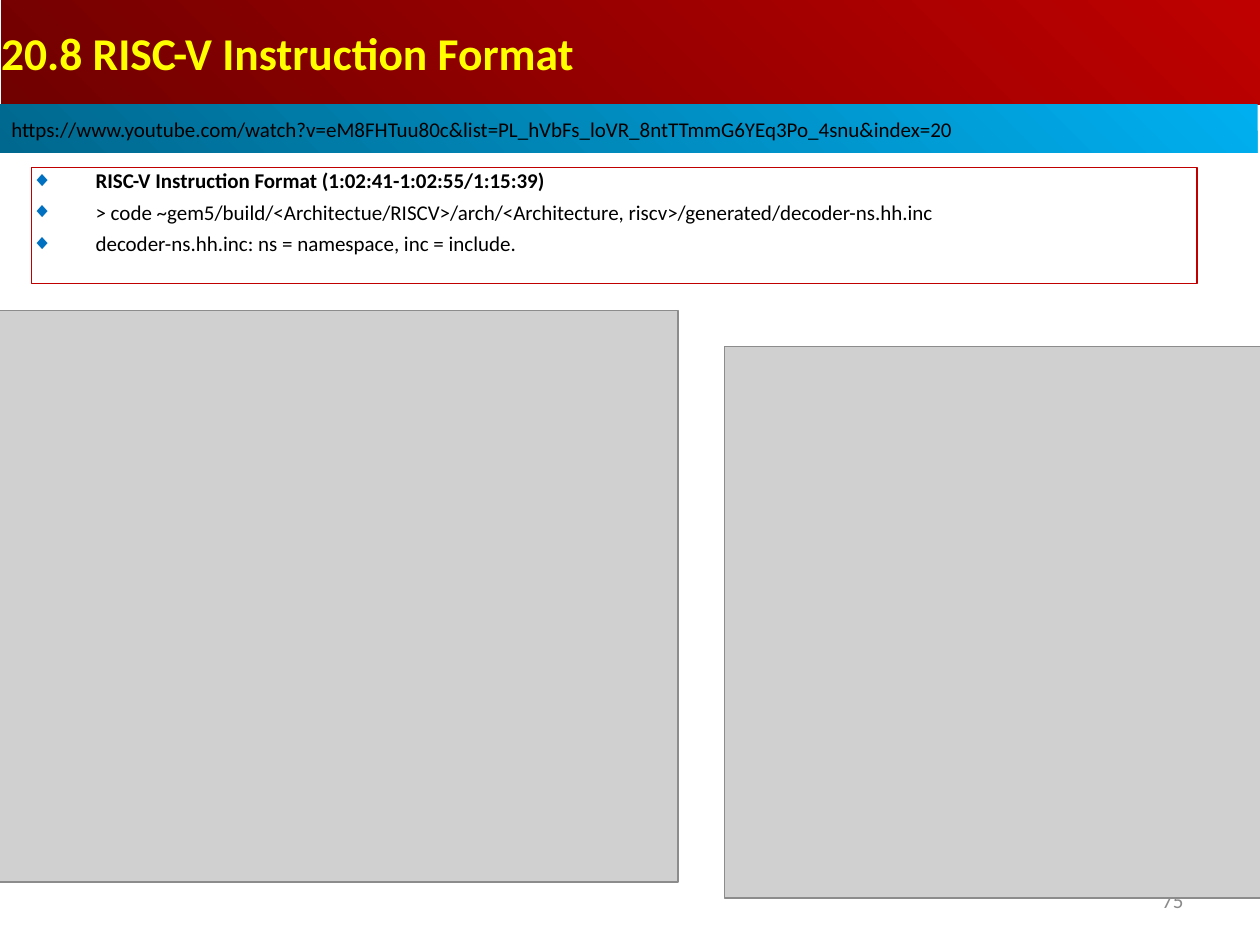
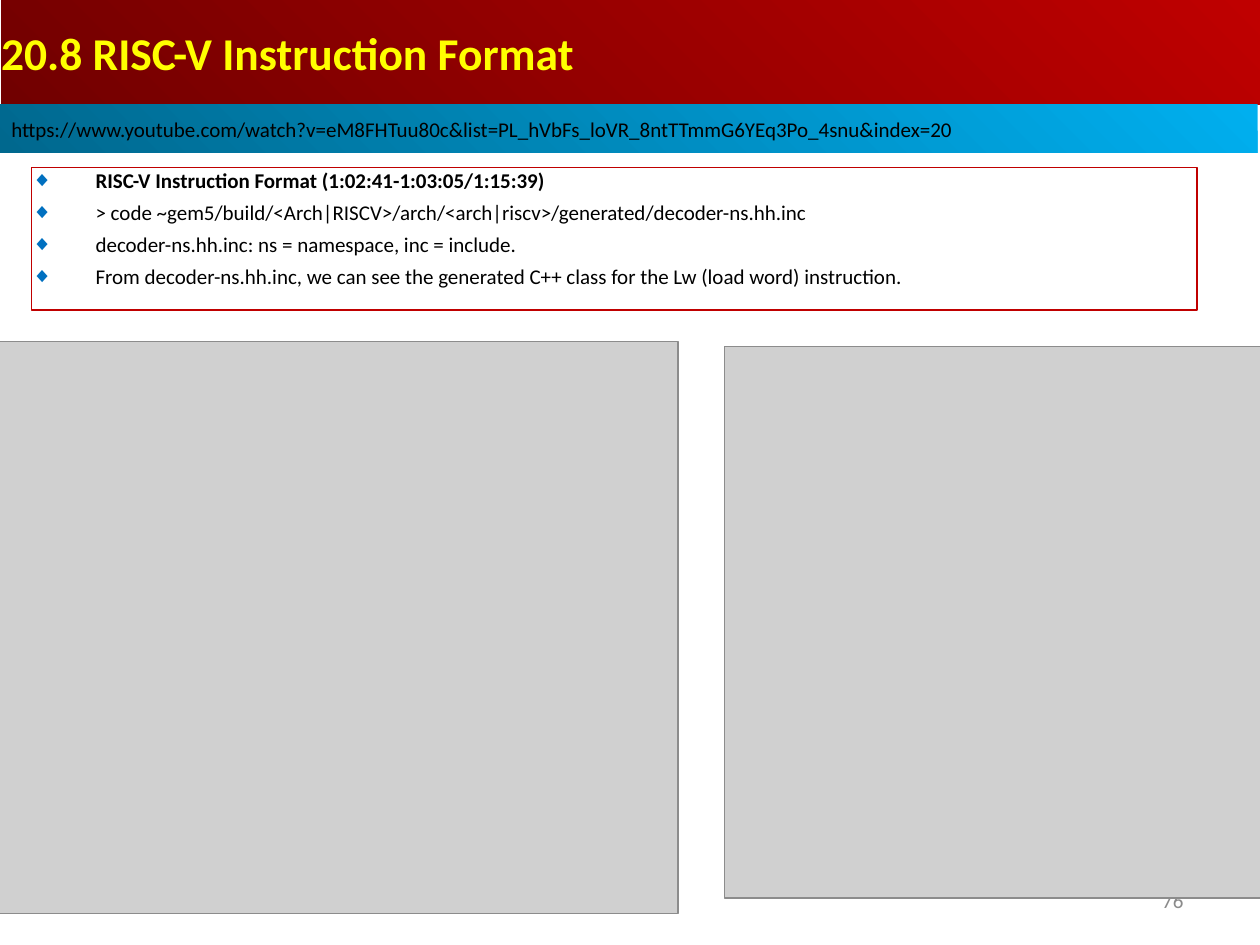
Before and after one commit to peterhchen/AIU_CS850_Gem5_McPAT, a slide deck: slide 76 of 050_Gem5/020.ModelCore/000_Video/020.ModelCore.ppt (slide 75 before the commit). Drawn at 1260x945 pixels with LibreOffice and Linux fonts; fonts in the diff are those of the drawing; grey boxes stand for pictures. Boxes give left, top, right and bottom in pixels: in the first picture for what was removed or moved away, otherwise in the second. Text is boxed around its words. In the diff, an @@ line names an element or a change of style, - is before the commit and + after.

```diff
--- a/050_Gem5/020.ModelCore/000_Video/020.ModelCore.ppt
+++ b/050_Gem5/020.ModelCore/000_Video/020.ModelCore.ppt
@@ rectangle "RISC-V Instruction Format (1:02:41-1:03:05/1:15:39)": place and size @@
-rectangle "RISC-V Instruction Format (1:02:41-1:03:05/1:15:39)" at bbox=[32, 168, 1197, 284]
+rectangle "RISC-V Instruction Format (1:02:41-1:03:05/1:15:39)" at bbox=[32, 168, 1197, 310]
@@ text in rectangle at bbox=[96, 172, 806, 224]: text changed @@
-◆ RISC-V Instruction Format (1:02:41-1:02:55/1:15:39)
-◆ > code ~gem5/build/<Architectue/RISCV>/arch/<Architecture, riscv>/generated/decoder-ns.hh.inc
+◆ RISC-V Instruction Format (1:02:41-1:03:05/1:15:39)
+◆ > code ~gem5/build/<Arch|RISCV>/arch/<arch|riscv>/generated/decoder-ns.hh.inc
@@ text in rectangle at bbox=[96, 269, 901, 288]: paragraph added @@
+◆ From decoder-ns.hh.inc, we can see the generated C++ class for the Lw (load word) instruction.
@@ picture: place and size @@
-picture at bbox=[0, 310, 678, 882]
+picture at bbox=[0, 341, 678, 914]
@@ page number at bbox=[1162, 897, 1183, 908]: text changed @@
-75
+76
```
Also in this commit, not shown: 18 other slides changed, 3 slides added.
